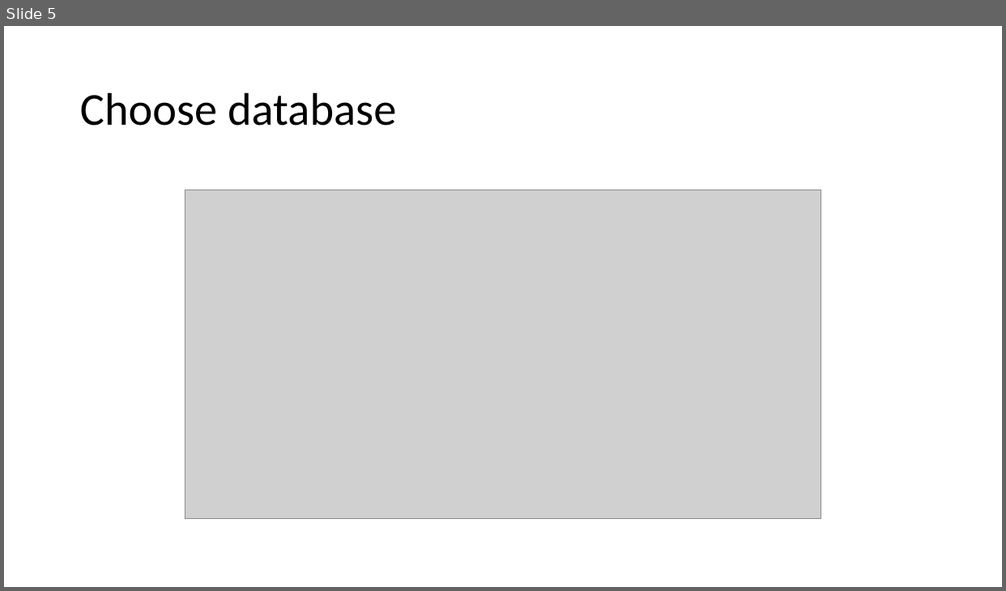
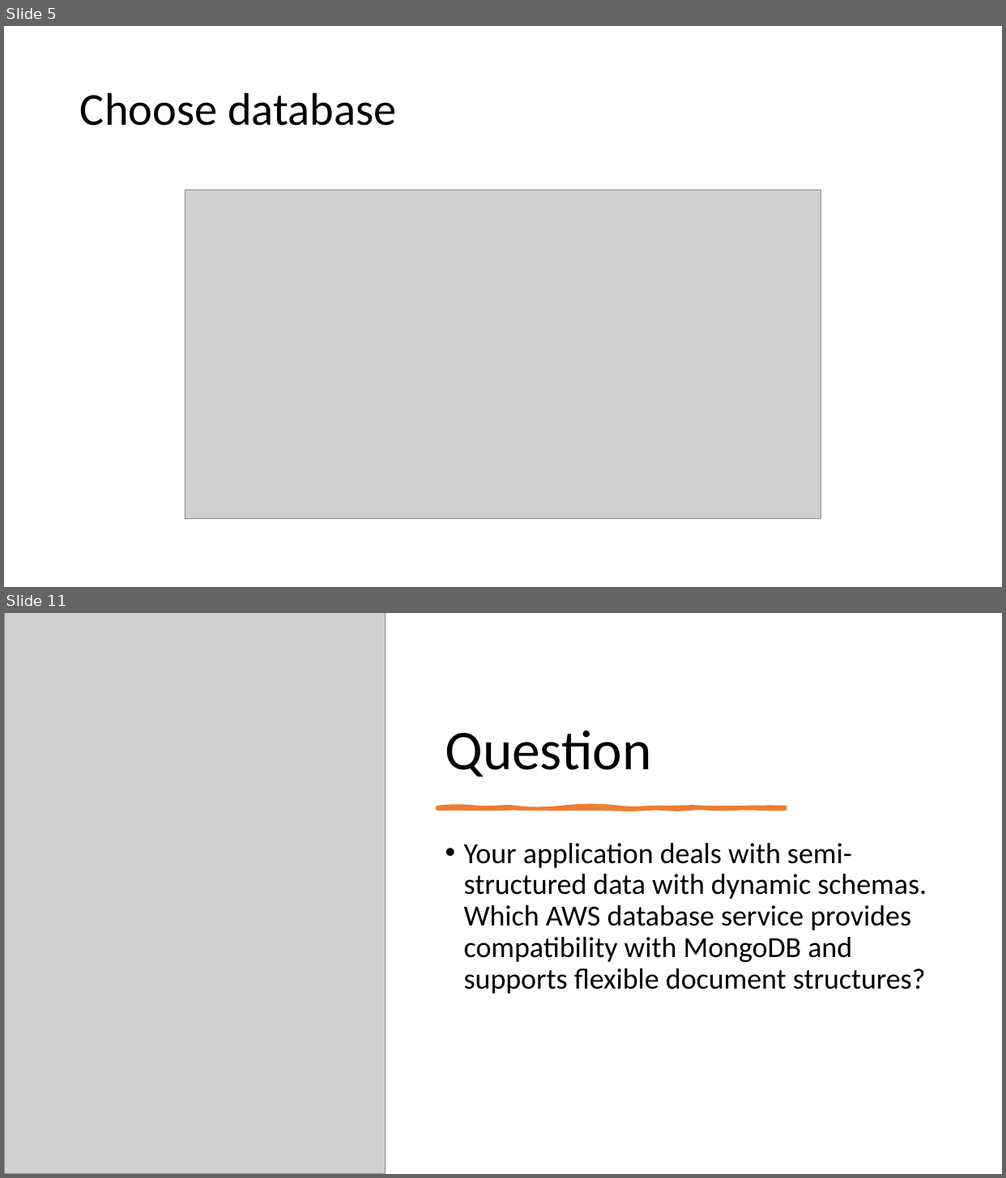
Before and after one commit to IlyaChakun/aws-iba-courses, a slide deck: lecture-materials/Databases/comparison/comparison.pptx. Shown one above the other, each under a label of ours: slide 5 before the commit, slides 5 and 11 after it; the slides between them are not shown. The pictures are 1006x591 and 1006x1178 pixels, drawn with LibreOffice and Linux fonts; fonts in the diff are those of the drawing; grey boxes stand for pictures. Boxes give left, top, right and bottom in pixels: in the first picture for what was removed or moved away, otherwise in the second. Text is boxed around its words. In the diff, an @@ line names an element or a change of style, - is before the commit and + after.

```diff
--- a/lecture-materials/Databases/comparison/comparison.pptx
+++ b/lecture-materials/Databases/comparison/comparison.pptx
@@ slide 11 added at <box>4,613,1002,1174</box>, background #FFFFFF @@
@@ picture added at <box>4,613,385,1174</box> @@
@@ title added at <box>445,730,652,777</box>, 54 pt, text #000000 @@
+Question
@@ freeform shape added at <box>437,807,785,809</box>, fill #ED7D31, outline #ED7D31 3.5 pt @@
@@ text added at <box>464,843,927,994</box>, 28 pt, text #000000 @@
+• Your application deals with semi-structured data with dynamic schemas. Which AWS database service provides compatibility with MongoDB and supports flexible document structures?
```
Also in this commit, not shown: 13 other slides added, 6 other files.
